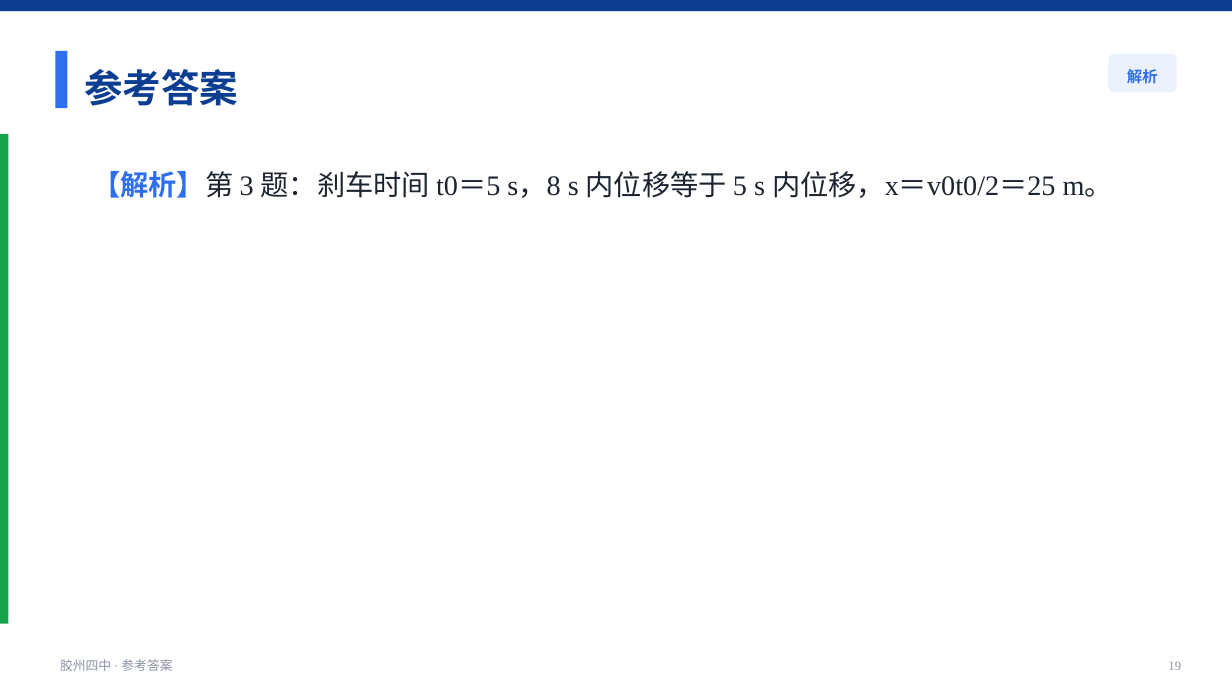
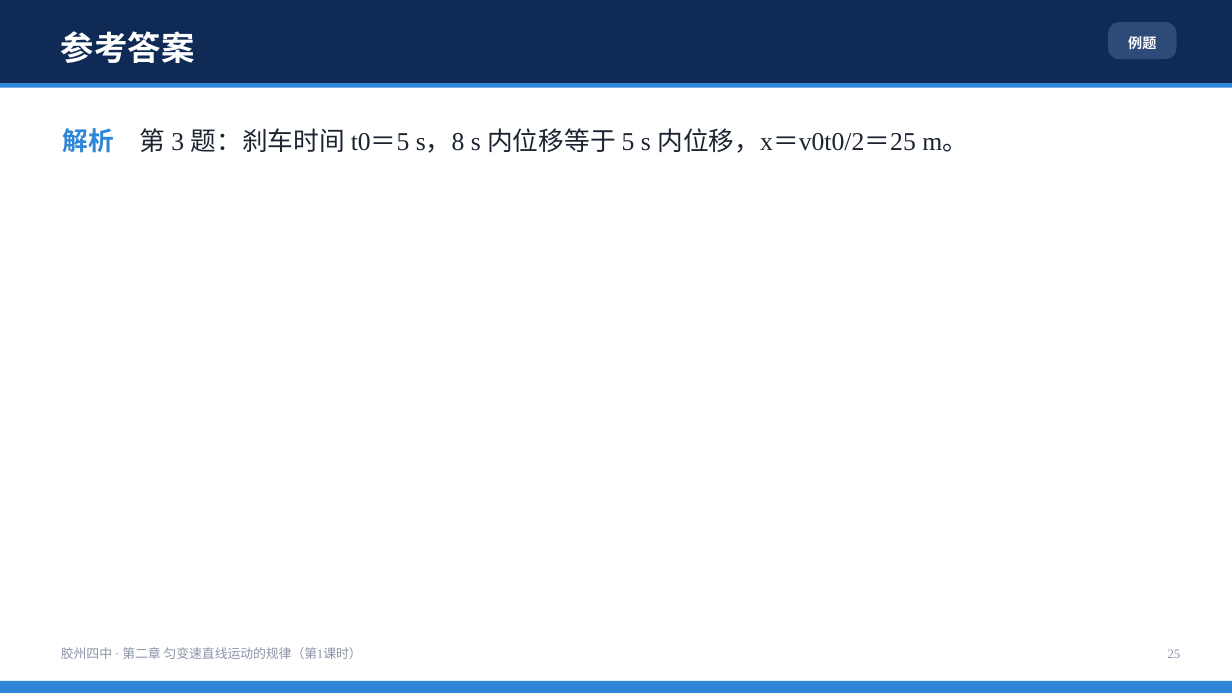
Before and after one commit to wohongshi/jszz, a slide deck: slide 25 of examples/preview/sample_xuean.pptx (slide 19 before the commit). Drawn at 1232x693 pixels with LibreOffice and Linux fonts; fonts in the diff are those of the drawing. Boxes give left, top, right and bottom in pixels: in the first picture for what was removed or moved away, otherwise in the second. Text is boxed around its words. In the diff, an @@ line names an element or a change of style, - is before the commit and + after.

```diff
--- a/examples/preview/sample_xuean.pptx
+++ b/examples/preview/sample_xuean.pptx
@@ rectangle: place and size @@
-rectangle at box(0, 0, 1232, 11)
+rectangle at box(0, 0, 1232, 83)
@@ rectangle at box(0, 0, 1232, 83): fill #0B3D91 to #0F2B55 @@
@@ text "参考答案": place and size @@
-text "参考答案" at box(84, 69, 238, 106)
+text "参考答案" at box(61, 31, 194, 63)
@@ text "参考答案" at box(61, 31, 194, 63): size 30 to 26 pt, text colour #0B3D91 to #FFFFFF; line spacing 1.25 to 1.3 @@
@@ rounded rectangle: place and size @@
-rounded rectangle at box(1108, 54, 1177, 92)
+rounded rectangle at box(1108, 22, 1177, 59)
@@ rounded rectangle at box(1108, 22, 1177, 59): fill #EAF1FD to #2E4A78; proportions changed @@
@@ rectangle removed at box(55, 51, 67, 108) @@
@@ text added at box(1128, 34, 1156, 52), 11 pt, text #FFFFFF, bold @@
+例题
@@ rectangle added at box(0, 83, 1232, 88), fill #2E86D6 @@
@@ text removed at box(1127, 69, 1158, 84) @@
-解析
@@ rectangle removed at box(0, 134, 8, 624) @@
@@ text at box(63, 128, 968, 153): text changed; size 22 to 20 pt @@
-【解析】第 3 题：刹车时间 t0＝5 s，8 s 内位移等于 5 s 内位移，x＝v0t0/2＝25 m。
+解析 第 3 题：刹车时间 t0＝5 s，8 s 内位移等于 5 s 内位移，x＝v0t0/2＝25 m。
@@ text at box(61, 647, 362, 659): text changed @@
-胶州四中 · 参考答案
+胶州四中 · 第二章 匀变速直线运动的规律（第1课时）
@@ text added at box(1168, 649, 1181, 658), 10 pt, text #8A94A6 @@
+25
@@ rectangle added at box(0, 681, 1232, 693), fill #2E86D6 @@
@@ text removed at box(1168, 661, 1181, 670) @@
-19
```
Also in this commit, not shown: 19 other slides changed, 6 slides added, 28 other files.
